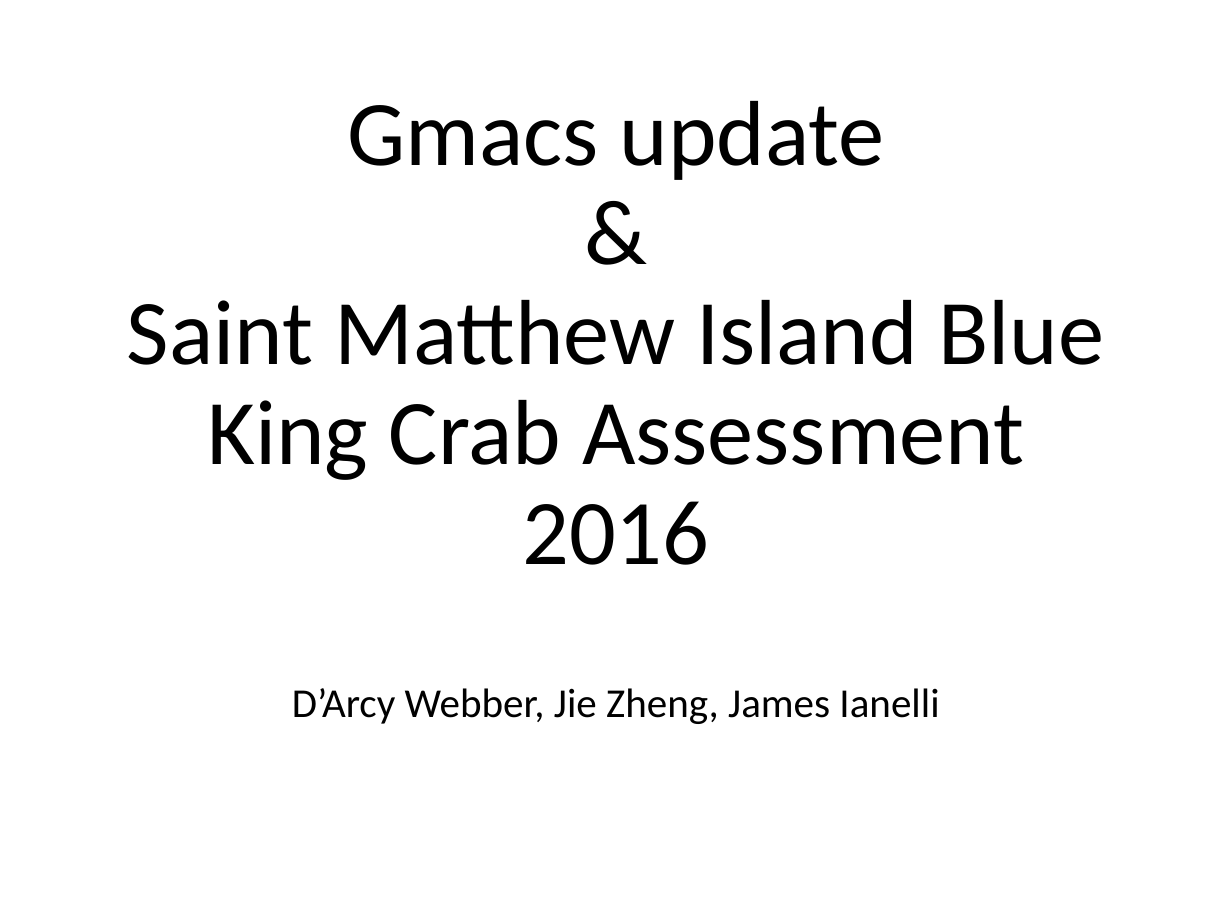
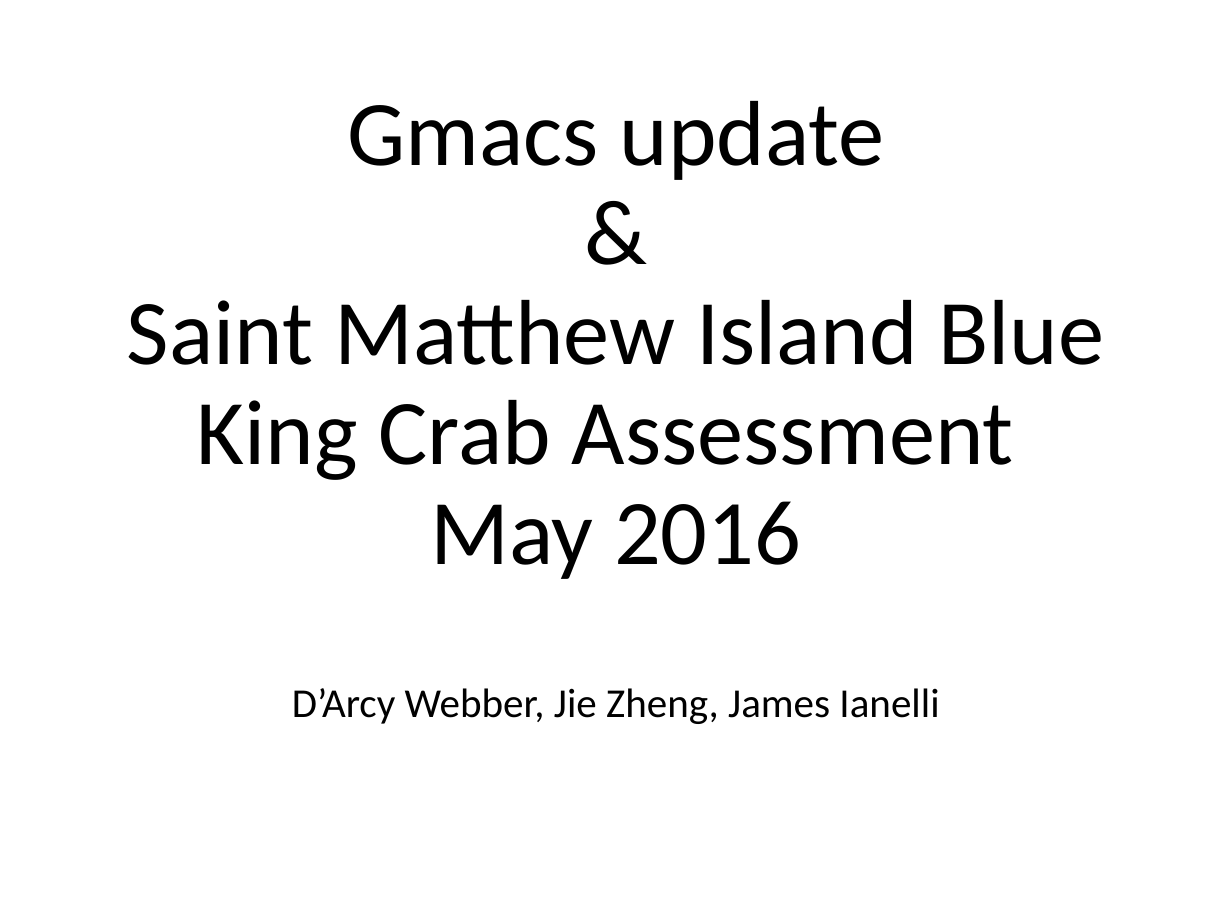
Before and after one commit to seacode/gmacs, a slide deck: slide 1 of docs/smbkc/smbkc.pptx. Drawn at 1232x924 pixels with LibreOffice and Linux fonts; fonts in the diff are those of the drawing. Boxes give left, top, right and bottom in pixels: in the first picture for what was removed or moved away, otherwise in the second. Text is boxed around its words. In the diff, an @@ line names an element or a change of style, - is before the commit and + after.

```diff
--- a/docs/smbkc/smbkc.pptx
+++ b/docs/smbkc/smbkc.pptx
@@ title at [127, 101, 1105, 579]: text changed @@
-Gmacs update
-&
-Saint Matthew Island Blue King Crab Assessment 2016
+Gmacs update
+&
+Saint Matthew Island Blue King Crab Assessment
+May 2016
```
Also in this commit, not shown: 2 other slides changed, 4 slides added, 6 other files.
